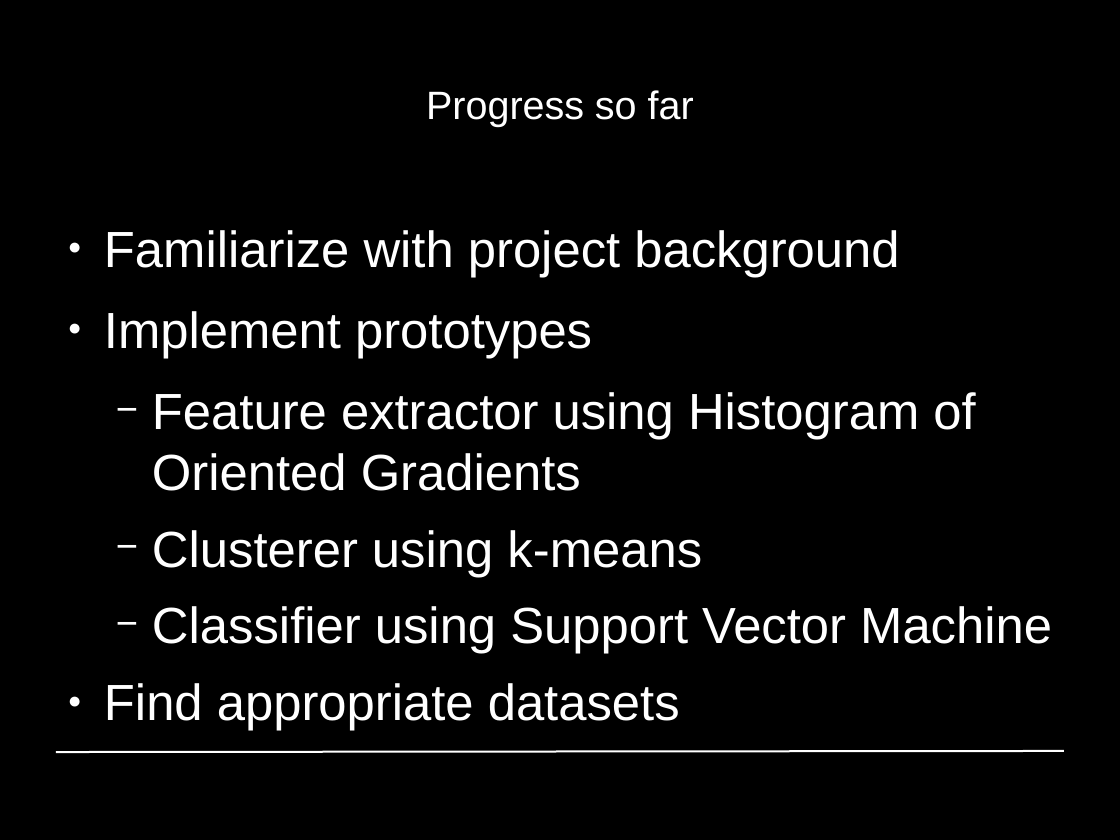
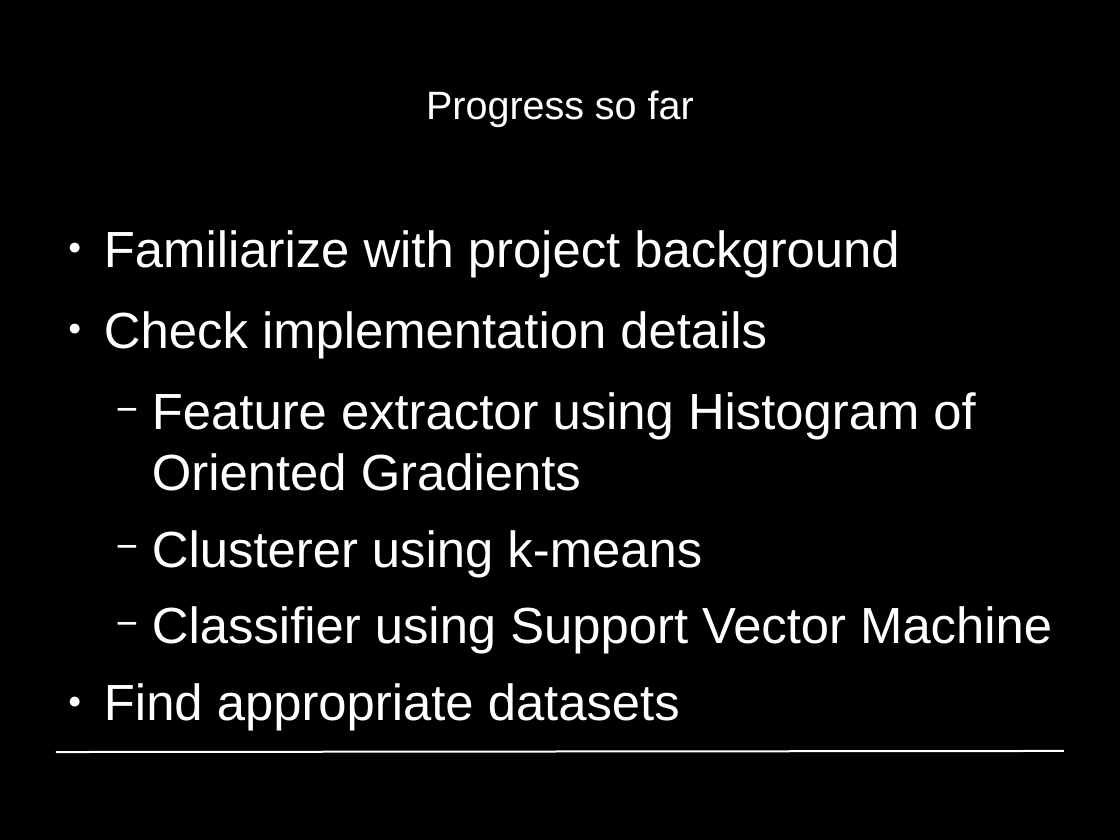
Before and after one commit to GiannisPapadopoulos/DiscriminativePatches, a slide deck: slide 13 of presentations/period1/MAI_Project1_Group4.odp. Drawn at 1120x840 pixels with LibreOffice and Linux fonts; fonts in the diff are those of the drawing; background and template pictures are left out. Boxes give left, top, right and bottom in pixels: in the first picture for what was removed or moved away, otherwise in the second. Text is boxed around its words. In the diff, an @@ line names an element or a change of style, - is before the commit and + after.

Commit message:
update slide 13

```diff
--- a/presentations/period1/MAI_Project1_Group4.odp
+++ b/presentations/period1/MAI_Project1_Group4.odp
@@ text at (104, 311, 767, 358): text changed @@
-● Implement prototypes
+● Check implementation details
```
